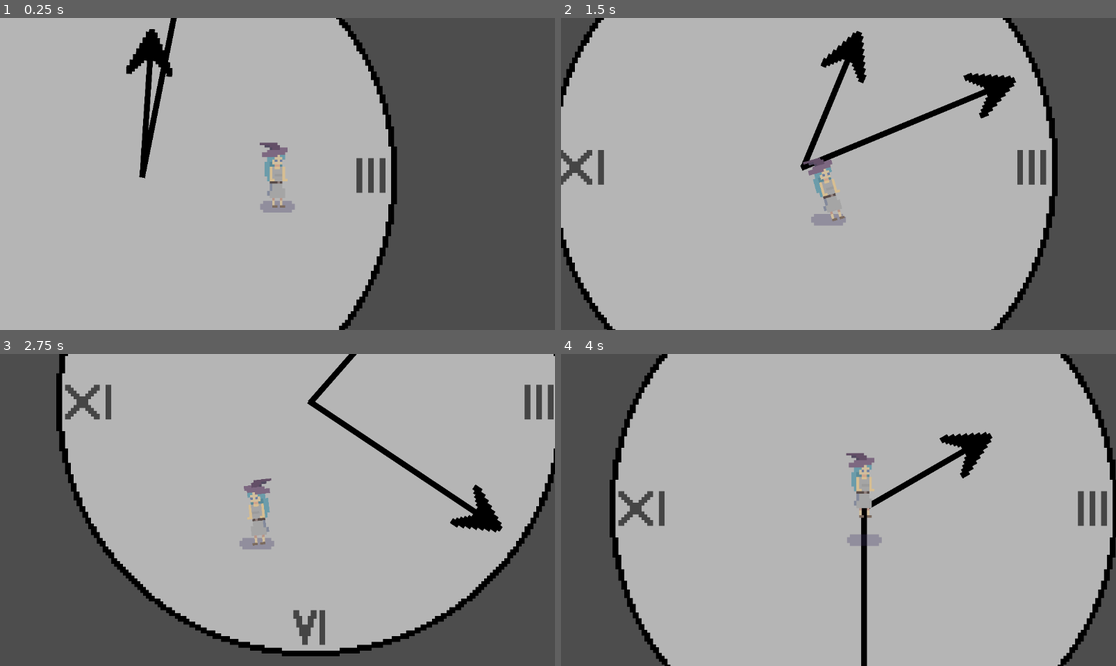
Above: before the commit, frames 1-4 (two rows, left to right).
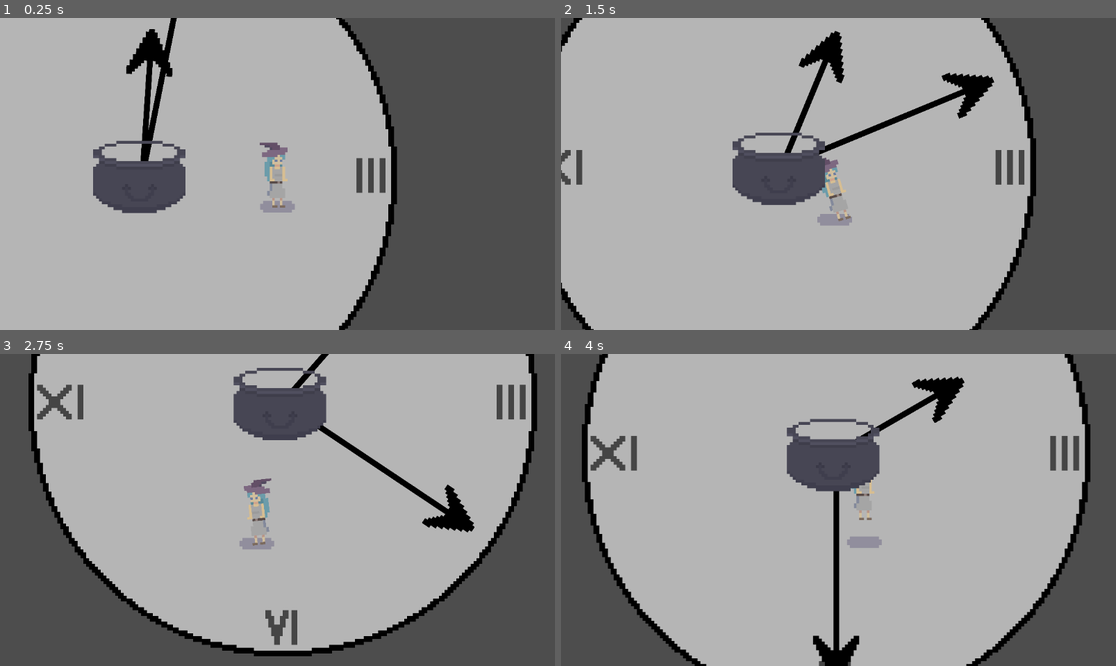
Above: after the commit, the same moments.

Repository: arrowira/miniJam189
Game: Godot game, scene res://main.tscn
Two runs of this game, one before a commit and one after it. Both use one fixed random seed, a clock stepped at 60 frames per second and the inputs below.
Inputs:
- Up to frame 1 (0.25 s): no input
- Up to frame 2 (1.5 s): hold A (right) 0.53-1.28 s; tap Space (jump) at 0.77 s; hold S (down) from 1.28 s (still down)
- Up to frame 3 (2.75 s): tap Space (jump) at 1.52 s; release S (down) at 2.03 s; hold A (right) from 2.03 s (still down)
- Up to frame 4 (4 s): release A (right) at 2.78 s; hold W (up) 2.78-3.53 s; tap Space (jump) at 3.02, 3.77 s; hold D (left) from 3.53 s (still down)

The runs differ from the first frame. In frame 1, 2.8% of the frame differs, in the area x 16-34%, y 39-63%; in frame 2, 14%; in frame 3, 18%; in frame 4, 20%, in the area x 3-100%, y 0-100%.

Commit message:
Cauldron In Main Scene

Diff:
--- a/minijam189/main.tscn
+++ b/minijam189/main.tscn
@@ -1,7 +1,8 @@
-[gd_scene load_steps=3 format=3 uid="uid://da84iljfblkf7"]
+[gd_scene load_steps=4 format=3 uid="uid://da84iljfblkf7"]
 
 [ext_resource type="PackedScene" uid="uid://dh5gwa1vkhg2n" path="res://clock.tscn" id="1_cu0o8"]
 [ext_resource type="PackedScene" uid="uid://r10kfgnss2h0" path="res://player.tscn" id="2_fvhht"]
+[ext_resource type="PackedScene" uid="uid://ceou6ww1oulsy" path="res://Cauldron.tscn" id="3_01630"]
 
 [node name="Node2D" type="Node2D"]
 
@@ -9,3 +10,6 @@
 
 [node name="player" parent="." instance=ExtResource("2_fvhht")]
 position = Vector2(934, -9)
+
+[node name="Cauldron" parent="." instance=ExtResource("3_01630")]
+position = Vector2(-21, -38)
